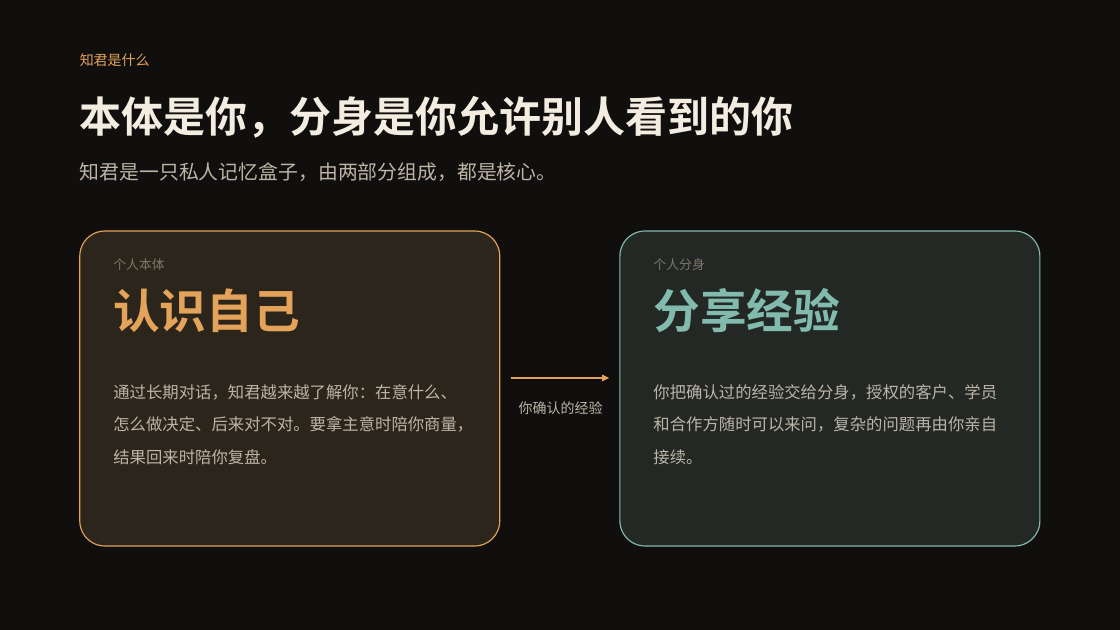
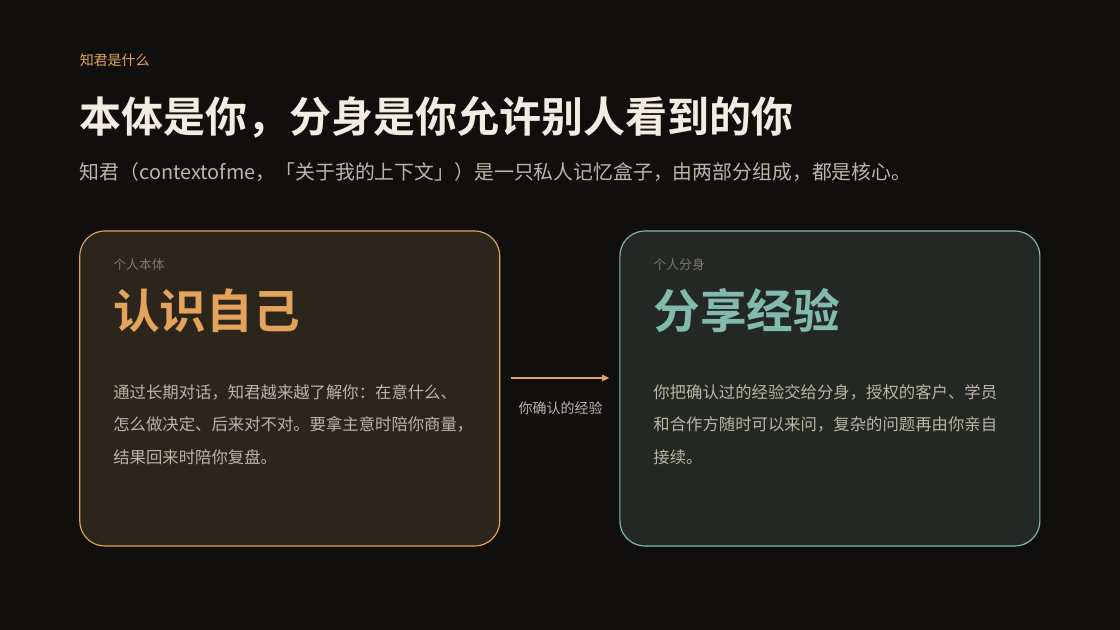
Before and after one commit to finewood2008/centaurAI, a slide deck: slide 4 of docs/product/ZHIJUN_BUSINESS_PLAN.pptx. Drawn at 1120x630 pixels with LibreOffice and Linux fonts; fonts in the diff are those of the drawing. Boxes give left, top, right and bottom in pixels: in the first picture for what was removed or moved away, otherwise in the second. Text is boxed around its words. In the diff, an @@ line names an element or a change of style, - is before the commit and + after.

```diff
--- a/docs/product/ZHIJUN_BUSINESS_PLAN.pptx
+++ b/docs/product/ZHIJUN_BUSINESS_PLAN.pptx
@@ text at (80,162,912,181): text changed @@
-知君是一只私人记忆盒子，由两部分组成，都是核心。
+知君（contextofme，「关于我的上下文」）是一只私人记忆盒子，由两部分组成，都是核心。
```
Also in this commit, not shown: 2 other slides changed, 5 other files.
